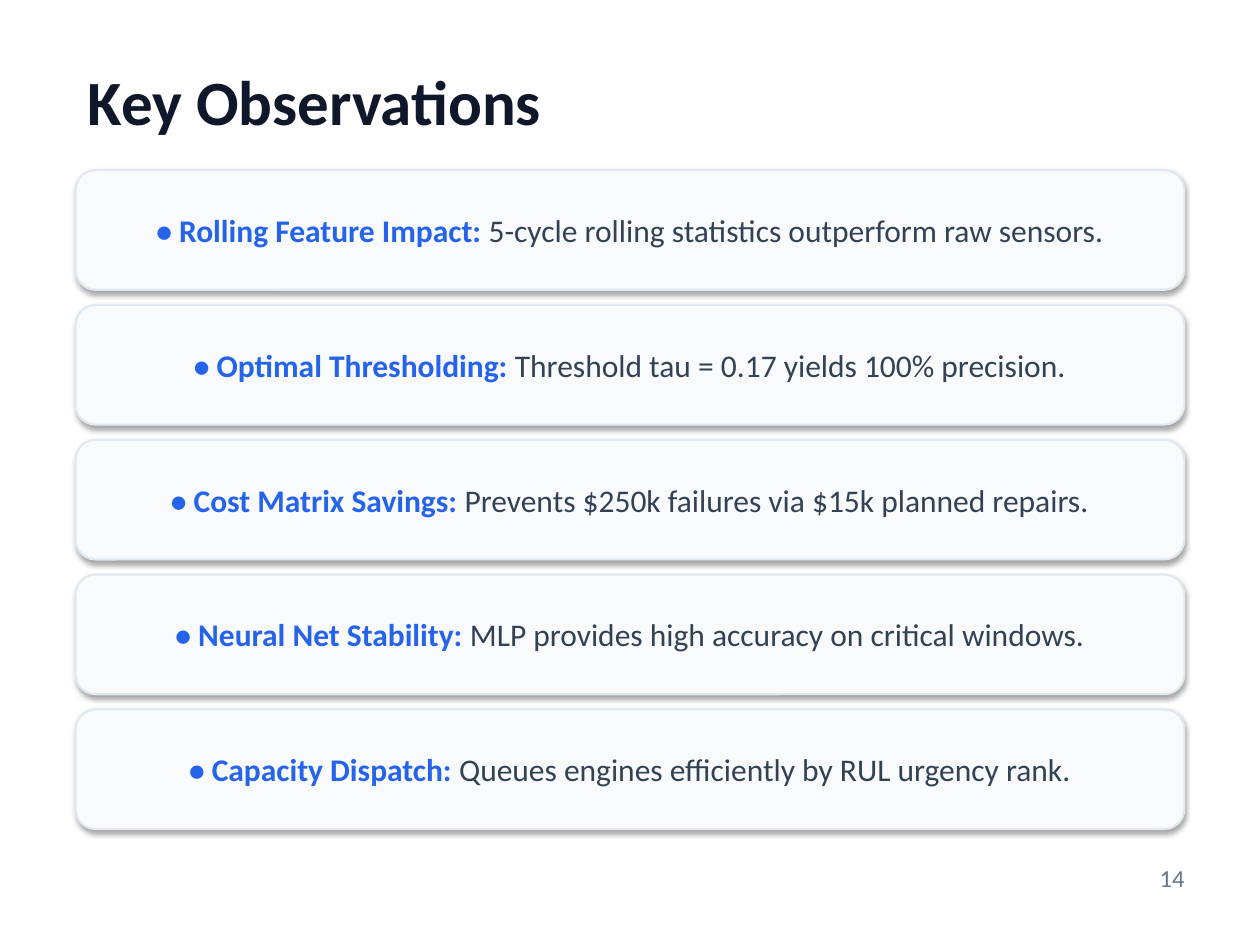
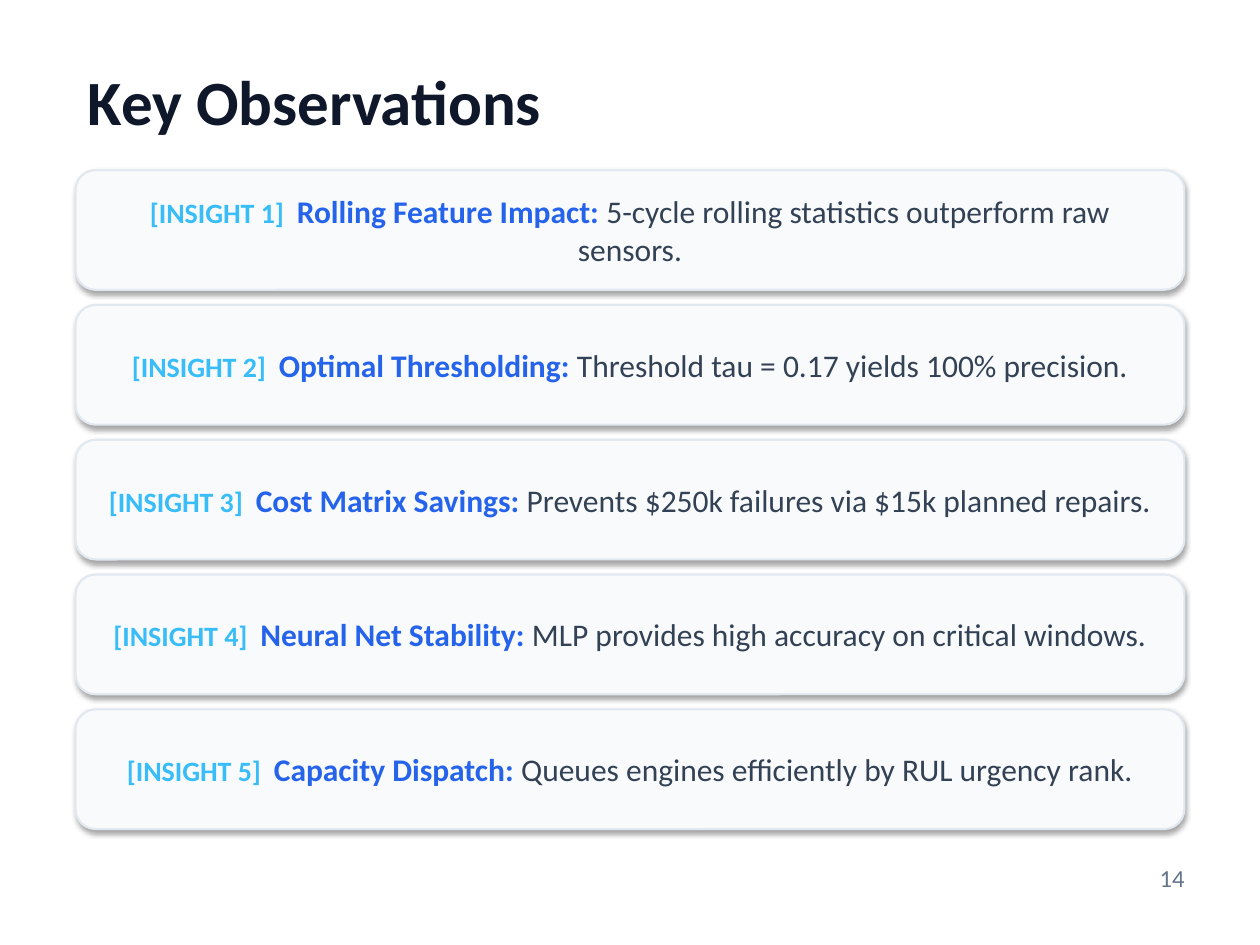
Before and after one commit to PiyushTiwari2051/Predictive-Master, a slide deck: slide 14 of Internship Presentation PPTs Template Final.pptx. Drawn at 1260x945 pixels with LibreOffice and Linux fonts; fonts in the diff are those of the drawing. Boxes give left, top, right and bottom in pixels: in the first picture for what was removed or moved away, otherwise in the second. Text is boxed around its words. In the diff, an @@ line names an element or a change of style, - is before the commit and + after.

Commit message:
Apply PowerPoint Designer AI layout engine rules with card grids, icon indicators, and zero blank space

```diff
--- a/Internship Presentation PPTs Template Final.pptx
+++ b/Internship Presentation PPTs Template Final.pptx
@@ text in rounded rectangle at box(150, 201, 1110, 262): text changed @@
-• Rolling Feature Impact: 5-cycle rolling statistics outperform raw sensors.
+[INSIGHT 1] Rolling Feature Impact: 5-cycle rolling statistics outperform raw sensors.
@@ text in rounded rectangle at box(132, 355, 1128, 383): text changed @@
-• Optimal Thresholding: Threshold tau = 0.17 yields 100% precision.
+[INSIGHT 2] Optimal Thresholding: Threshold tau = 0.17 yields 100% precision.
@@ text in rounded rectangle at box(109, 490, 1151, 518): text changed @@
-• Cost Matrix Savings: Prevents $250k failures via $15k planned repairs.
+[INSIGHT 3] Cost Matrix Savings: Prevents $250k failures via $15k planned repairs.
@@ text in rounded rectangle at box(113, 624, 1146, 652): text changed @@
-• Neural Net Stability: MLP provides high accuracy on critical windows.
+[INSIGHT 4] Neural Net Stability: MLP provides high accuracy on critical windows.
@@ text in rounded rectangle at box(127, 759, 1132, 787): text changed @@
-• Capacity Dispatch: Queues engines efficiently by RUL urgency rank.
+[INSIGHT 5] Capacity Dispatch: Queues engines efficiently by RUL urgency rank.
```
Also in this commit, not shown: 13 other slides changed, 1 other file.
